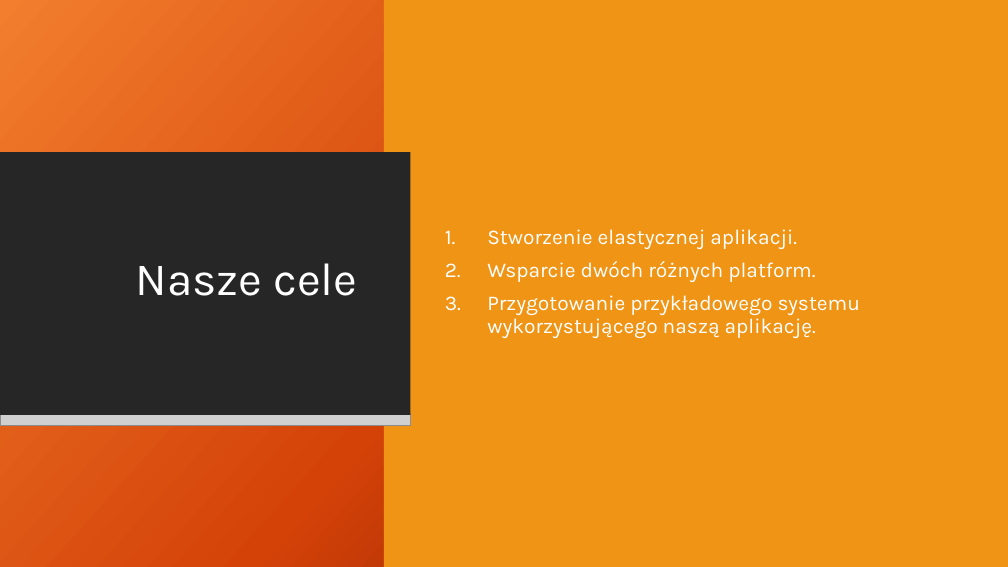
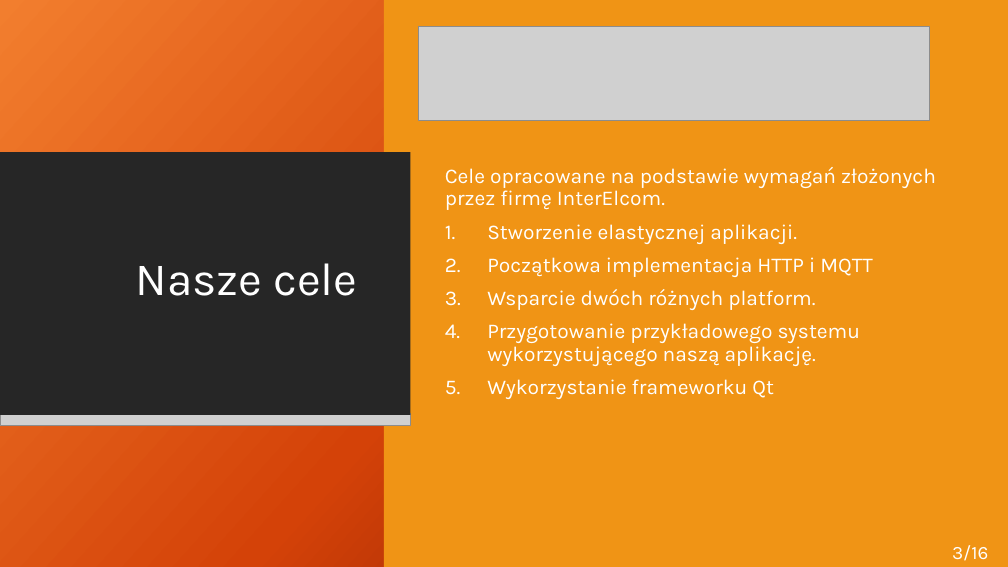
Before and after one commit to AdamStudies-PWR/ProjektZespolowyPWR, a slide deck: slide 3 of przentacja.pptx. Drawn at 1008x567 pixels with LibreOffice and Linux fonts; fonts in the diff are those of the drawing; grey boxes stand for pictures; background and template pictures are left out. Boxes give left, top, right and bottom in pixels: in the first picture for what was removed or moved away, otherwise in the second. Text is boxed around its words. In the diff, an @@ line names an element or a change of style, - is before the commit and + after.

```diff
--- a/przentacja.pptx
+++ b/przentacja.pptx
@@ picture added at (418, 26, 929, 121) @@
@@ text at (445, 167, 936, 210): paragraph added @@
+Cele opracowane na podstawie wymagań złożonych przez firmę InterElcom.
@@ text at (487, 257, 873, 277): paragraph added @@
+2. Początkowa implementacja HTTP i MQTT
@@ text at (487, 379, 774, 399): paragraph added @@
+5. Wykorzystanie frameworku Qt
@@ text added at (952, 545, 988, 561), 18 pt, text #FFFFFF @@
+3/16
```
Also in this commit, not shown: 14 other slides changed, 1 slide added, 1 other file.
